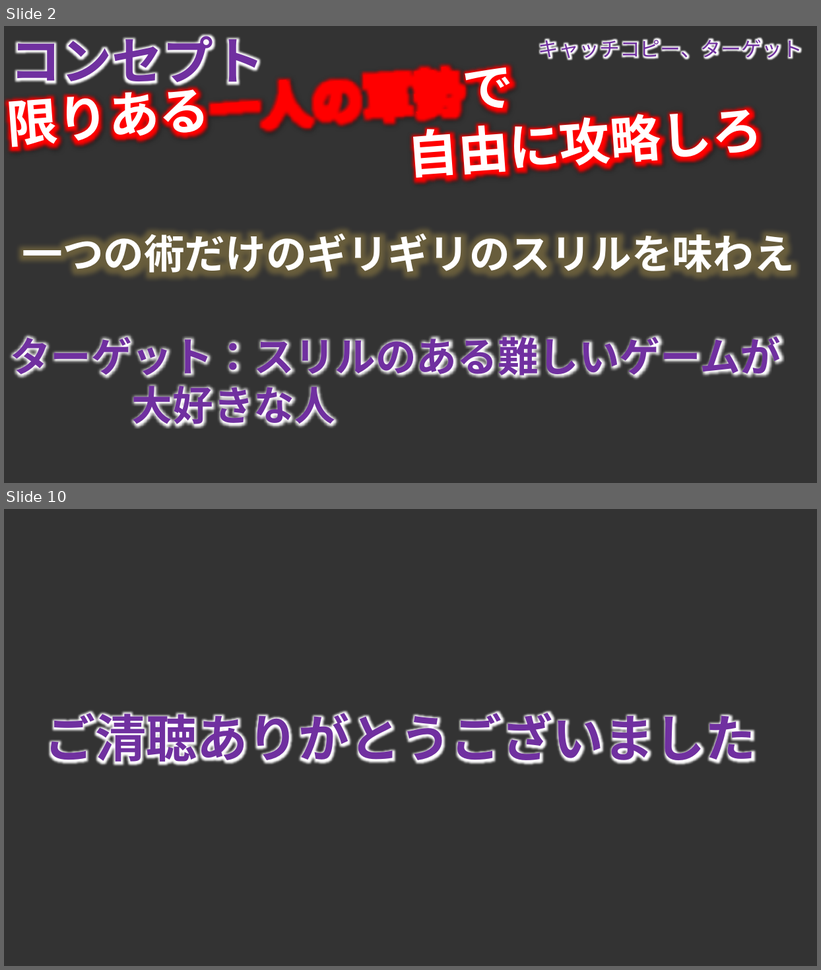
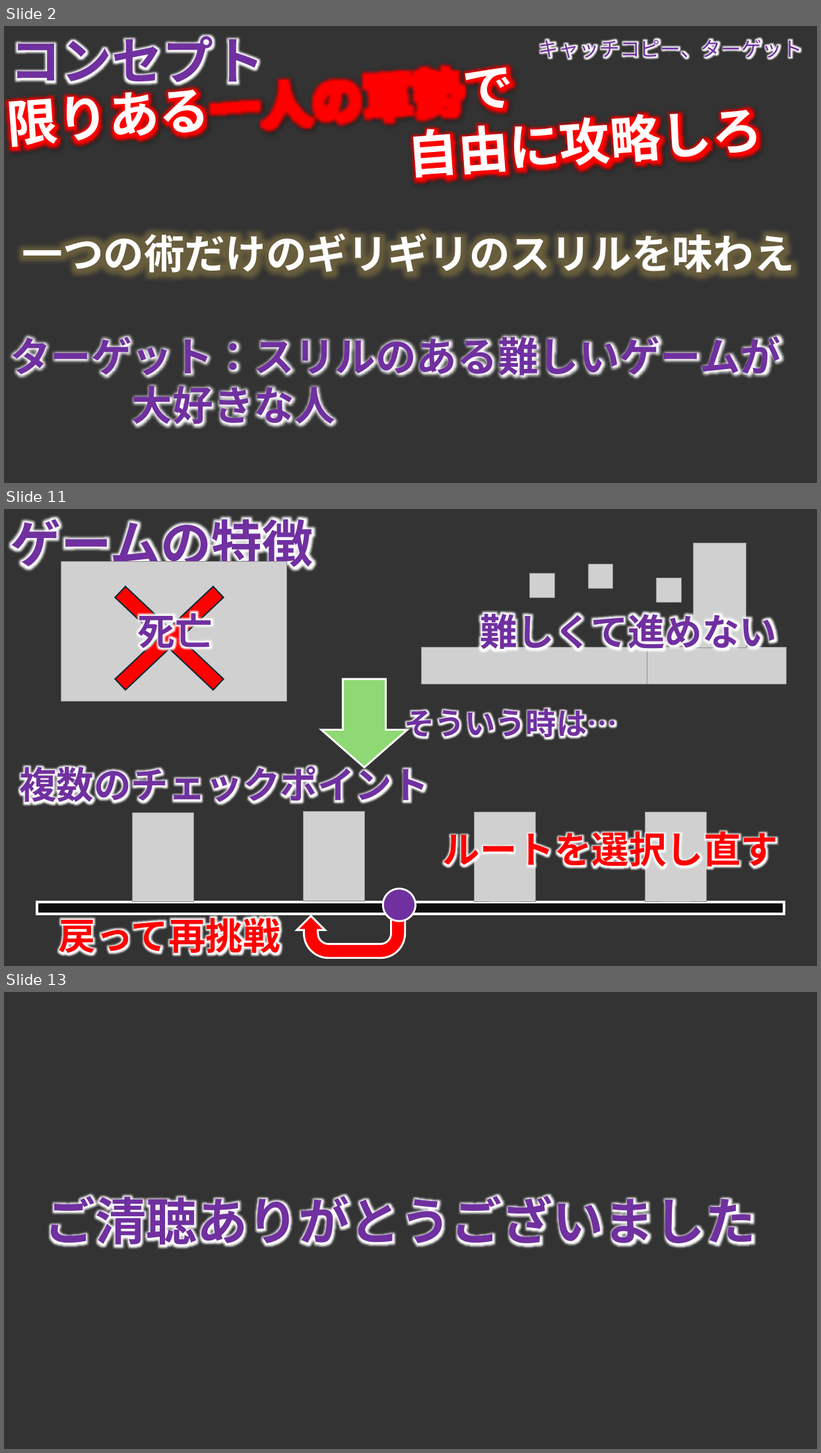
Before and after one commit to TomoyaKanazaki/TeamNinja, a slide deck: 98_plan/00_pptx/100_mainplan.pptx. Shown one above the other, each under a label of ours: slides 2 and 10 before the commit, slides 2, 11 and 13 after it; the slides between them are not shown. The pictures are 821x970 and 821x1453 pixels, drawn with LibreOffice and Linux fonts; fonts in the diff are those of the drawing; grey boxes stand for pictures; background and template pictures are left out. Boxes give left, top, right and bottom in pixels: in the first picture for what was removed or moved away, otherwise in the second. Text is boxed around its words. In the diff, an @@ line names an element or a change of style, - is before the commit and + after.

Commit message:
企画書の特徴とりま書き終えたよ

```diff
--- a/98_plan/00_pptx/100_mainplan.pptx
+++ b/98_plan/00_pptx/100_mainplan.pptx
@@ slide 11 added at <box>4,509,817,966</box>, background picture (left out); not listed: 1 template element that a slide beside it also shows @@
@@ text added at <box>10,511,314,576</box>, 60 pt, text #7030A0, bold @@
+ゲームの特徴
@@ picture added at <box>61,561,287,702</box> @@
@@ cross added at <box>75,549,264,727</box>, fill #FF0000, outline #092A39 1.5 pt @@
@@ group added at <box>421,543,786,684</box>: 6 pictures @@
@@ text added at <box>138,607,213,655</box>, 44 pt, text #7030A0, bold @@
+死亡
@@ text added at <box>480,608,777,656</box>, 44 pt, text #7030A0, bold @@
+難しくて進めない
@@ down arrow added at <box>321,679,407,768</box>, fill #8ED973, outline #FFFFFF 2.25 pt @@
@@ text added at <box>404,707,617,741</box>, 36 pt, text #7030A0, bold @@
+そういう時は…
@@ text added at <box>19,761,429,809</box>, 44 pt, text #7030A0, bold @@
+複数のチェックポイント
@@ group added at <box>37,812,784,914</box>: 4 pictures, 1 rectangle @@
@@ text added at <box>443,826,778,873</box>, 44 pt, text #FF0000, bold @@
+ルートを選択し直す
@@ uturn arrow added at <box>297,902,405,958</box>, fill #FF0000, outline #FFFFFF 2.25 pt @@
@@ ellipse added at <box>383,889,415,921</box>, fill #7030A0, outline #FFFFFF 2.25 pt @@
@@ text added at <box>59,912,281,960</box>, 44 pt, text #FF0000, bold @@
+戻って再挑戦
@@ what was slide 10 is now slide 13 @@
```
Also in this commit, not shown: 7 slides changed, 2 other slides added, 20 other files.
